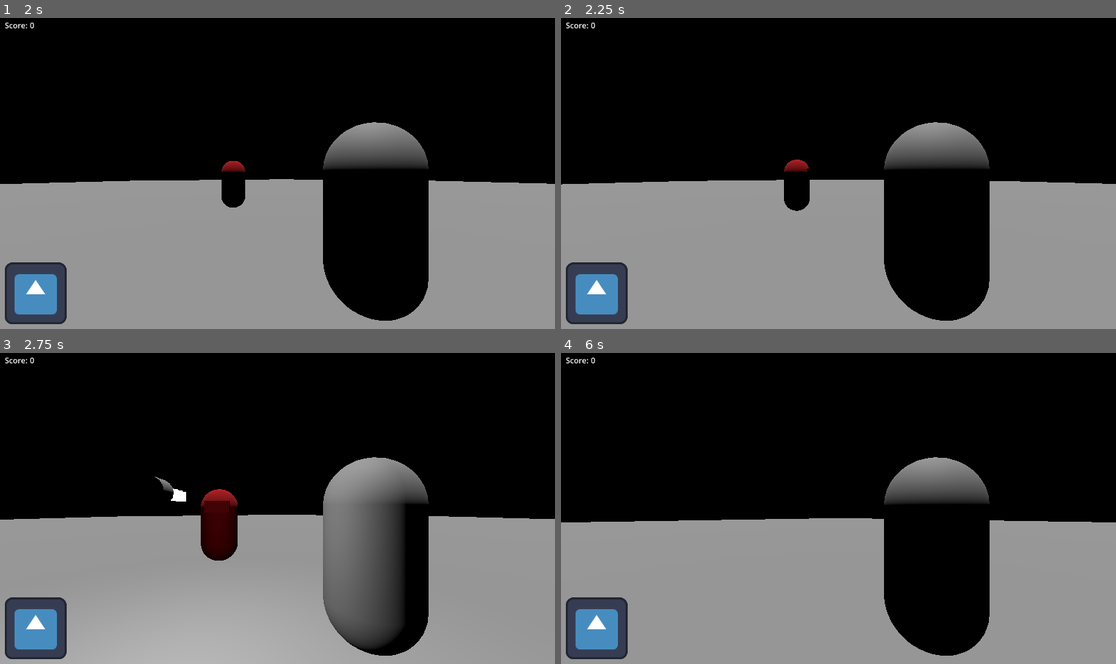
Above: before the commit, frames 1-4 (two rows, left to right).
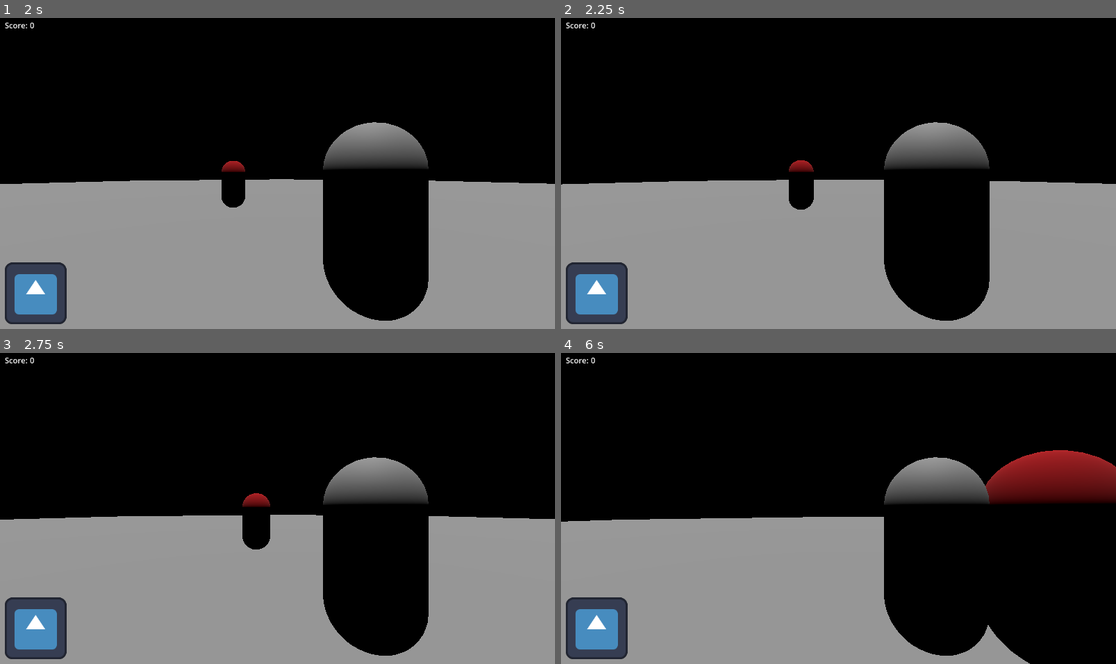
Above: after the commit, the same moments.

Repository: Sprotex/ludum-dare-54
Game: Godot game, scene res://level.tscn
Two runs of this game, one before a commit and one after it. Both use one fixed random seed, a clock stepped at 60 frames per second and the inputs below. The engine's default icon, where the game draws it, is replaced by a stand-in: a white triangle on a blue panel in a dark square.
Inputs (mouse positions are in pixels of both pictures, inside the frame that each line leads up to):
- Up to frame 1 (2 s): tap Enter at 0.5 s; move the mouse to (305, 170) at 0.52 s; hold W (move_forward) from 0.53 s (still down); tap Space (jump) at 0.77, 1.52 s; move the mouse to (249, 173) at 1.27 s
- Up to frame 2 (2.25 s): keep holding W (move_forward); move the mouse to (849, 167) at 2.02 s
- Up to frame 3 (2.75 s): keep holding W (move_forward)
- Up to frame 4 (6 s): move the mouse to (832, 511) at 2.77 s; tap Space (jump) at 3.02, 3.77, 4.52 s; move the mouse to (877, 511) at 3.52 s; move the mouse to (794, 505) at 4.27 s; move the mouse to (844, 508) at 5.02 s; move the mouse to (816, 502) at 5.77 s; release W (move_forward) at 5.78 s; hold D (move_right) from 5.78 s (still down)

Frame 1 is identical in both runs. In frame 2, 0.2% of the frame differs, in the area x 40-46%, y 45-63%; in frame 3, 12%; in frame 4, 14%, in the area x 0-100%, y 31-100%.

Commit message:
refactor ai state and mouse input

Diff:
--- a/autoload/inputs/game_inputs.gd
+++ b/autoload/inputs/game_inputs.gd
@@ -2,5 +2,5 @@
 
 
 var movement := Vector3.ZERO
-var rotation := Vector2.ZERO
+var rotation := Vector3.ZERO
 var shooting := false
--- a/autoload/inputs/mouse_input.gd
+++ b/autoload/inputs/mouse_input.gd
@@ -4,7 +4,8 @@
 func _handle_movement(event: InputEvent) -> void:
   if not event is InputEventMouseMotion:
     return
-  GameInputs.rotation += event.relative * Constants.PIXEL_TO_DEGREE_RATIO
+  var mouse_movement = Vector3(event.relative.x, event.relative.y, 0.0)
+  GameInputs.rotation += mouse_movement * Constants.PIXEL_TO_DEGREE_RATIO
 
 
 func _handle_buttons(event: InputEvent) -> void:
@@ -14,7 +15,7 @@
 
 
 func _zero_rotation() -> void:
-  GameInputs.rotation = Vector2.ZERO
+  GameInputs.rotation = Vector3.ZERO
 
 
 func _physics_process(_delta: float) -> void:
--- a/character/character_inputs.gd
+++ b/character/character_inputs.gd
@@ -3,5 +3,5 @@
 class_name CharacterInputs
 
 var movement := Vector3.ZERO
-var rotation := Vector2.ZERO
+var rotation := Vector3.ZERO
 var shooting := false
--- a/character/enemy/ai_state.gd
+++ b/character/enemy/ai_state.gd
@@ -5,34 +5,8 @@
 signal on_ai_state_enabled
 signal on_ai_state_disabled
 
-signal on_turn_completed
-signal on_move_completed
+signal on_transformation_finished
 signal on_wait_timeout
-
-
-func wait_for(wait_time: float) -> void:
-  await get_tree().create_timer(wait_time).timeout
-  on_wait_timeout.emit()
-
-
-func turn(inputs: EnemyInputs, character_movement: CharacterMovement, rotation: float) -> void:
-  var rotation_time = abs(rotation) / character_movement.rotation_speed
-  inputs.rotation = Vector2.RIGHT * sign(rotation)
-  wait_for(rotation_time)
-  await on_wait_timeout
-  inputs.rotation = Vector2.ZERO
-  on_turn_completed.emit()
-
-
-func move(inputs: EnemyInputs, character_movement: CharacterMovement, distance: float) -> void:
-  var move_distance = distance / character_movement.movement_speed
-  var move_time = move_distance / character_movement.movement_speed
-  inputs.movement = Vector3.FORWARD
-  wait_for(move_time)
-  await on_wait_timeout
-  inputs.movement = Vector3.ZERO
-  on_move_completed.emit()
-
 
 @export var next_state: AIState
 @export var enabled = false:
@@ -46,6 +20,34 @@
     on_ai_state_disabled.emit()
     next_state.enabled = true
 
+
+func wait_for(wait_time: float) -> void:
+  await get_tree().create_timer(wait_time).timeout
+  on_wait_timeout.emit()
+
+
+func _transform(inputs: EnemyInputs, character_movement: CharacterMovement, difference: float, type: Enums.TransformType) -> void:
+  var speed = character_movement.movement_speed
+  var value_name = "movement"
+  var value = Vector3.FORWARD
+  if type == Enums.TransformType.TURN:
+    speed = character_movement.rotation_speed
+    value_name = "rotation"
+    value = Vector3.RIGHT * sign(difference)
+  var transformation_time = abs(difference) / speed
+  inputs.set(value_name, value)
+  wait_for(transformation_time)
+  await on_wait_timeout
+  inputs.set(value_name, Vector3.ZERO)
+  on_transformation_finished.emit()
+
+
+func turn(inputs: EnemyInputs, character_movement: CharacterMovement, rotation: float) -> void:
+  _transform(inputs, character_movement, rotation, Enums.TransformType.TURN)
+
+
+func move(inputs: EnemyInputs, character_movement: CharacterMovement, distance: float) -> void:
+  _transform(inputs, character_movement, distance, Enums.TransformType.MOVE)
 
 
 func _ready():
--- a/character/enemy/aim_at_player_state.gd
+++ b/character/enemy/aim_at_player_state.gd
@@ -18,5 +18,5 @@
   var direction_to_player = (player.global_transform.origin - character_body.global_transform.origin).normalized()
   var to_player_angle = direction_to_player.signed_angle_to(forward, Vector3.UP)
   turn(inputs, character_movement, to_player_angle)
-  await on_turn_completed
+  await on_transformation_finished
   enabled = false
--- a/character/enemy/random_move_state.gd
+++ b/character/enemy/random_move_state.gd
@@ -11,7 +11,7 @@
   var random_rotation = random.randf_range(-TAU * .5, TAU * .5)
   var random_distance = random.randf_range(0.0, max_walk_distance)
   turn(inputs, character_movement, random_rotation)
-  await on_turn_completed
+  await on_transformation_finished
   move(inputs, character_movement, random_distance)
-  await on_move_completed
+  await on_transformation_finished
   enabled = false
--- a/character/player/player_inputs.gd
+++ b/character/player/player_inputs.gd
@@ -10,7 +10,7 @@
 func _handle_player_died() -> void:
   set_process(false)
   movement = Vector3.ZERO
-  rotation = Vector2.ZERO
+  rotation = Vector3.ZERO
   shooting = false
 
 
--- a/enums.gd
+++ b/enums.gd
@@ -5,3 +5,8 @@
 enum CharacterType {
   OTHER, PLAYER, ENEMY
 }
+
+enum TransformType {
+  MOVE,
+  TURN
+}
